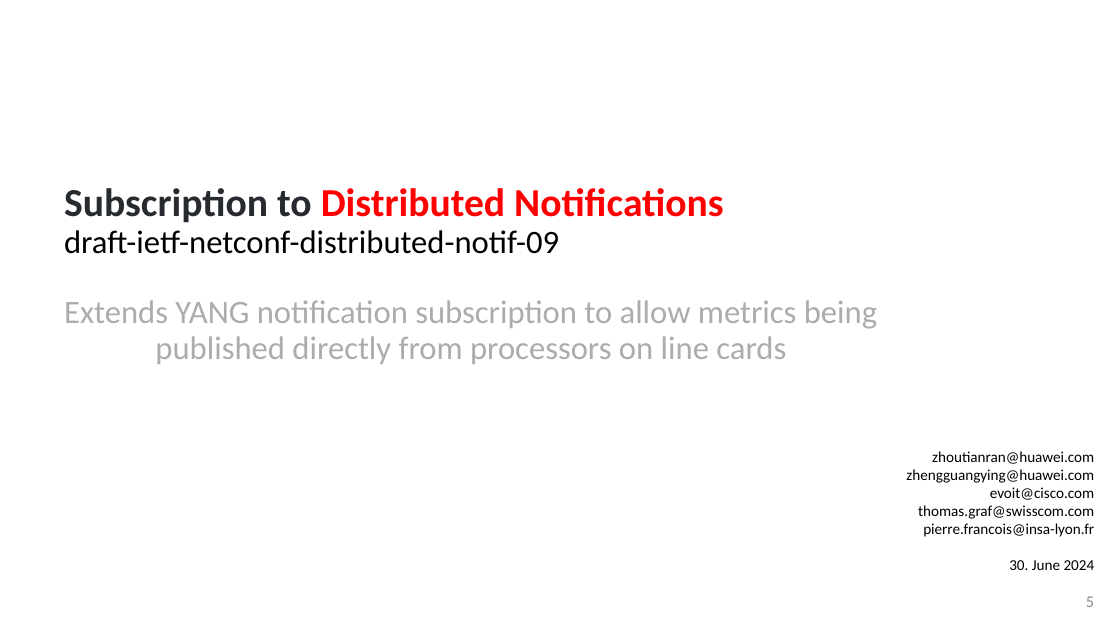
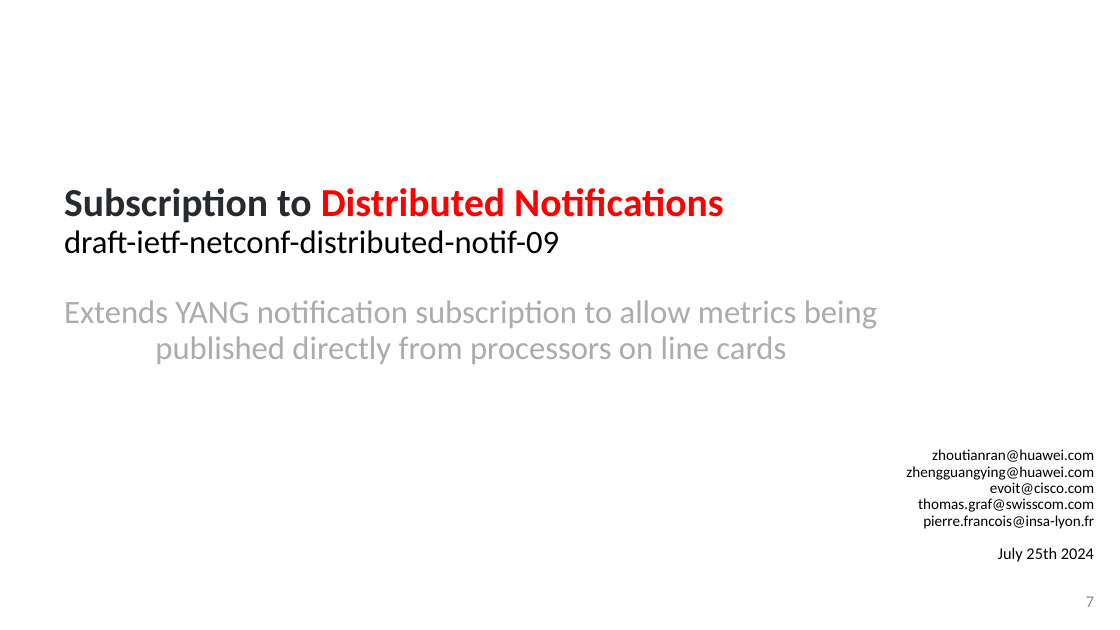
Before and after one commit to network-analytics/ietf-network-analytics-document-status, a slide deck: slide 7 of 120/NETCONF/draft-ietf-netconf-udp-notif-distributed-notif-udp-client-server-grouping.pptx (slide 5 before the commit). Drawn at 1120x630 pixels with LibreOffice and Linux fonts; fonts in the diff are those of the drawing. Boxes give left, top, right and bottom in pixels: in the first picture for what was removed or moved away, otherwise in the second. Text is boxed around its words. In the diff, an @@ line names an element or a change of style, - is before the commit and + after.

```diff
--- a/120/NETCONF/draft-ietf-netconf-udp-notif-distributed-notif-udp-client-server-grouping.pptx
+++ b/120/NETCONF/draft-ietf-netconf-udp-notif-distributed-notif-udp-client-server-grouping.pptx
@@ text at (x1=906, y1=449, x2=1094, y2=529): line spacing 0.8 to 0.7; less space between paragraphs @@
@@ text at (x1=998, y1=547, x2=1094, y2=562): text changed; size 13 to 14 pt @@
-30. June 2024
+July 25th 2024
@@ page number at (x1=1086, y1=596, x2=1094, y2=607): text changed; text colour #8C8C8C to #888888 @@
-5
+7
```
Also in this commit, not shown: 5 other slides changed, 3 slides added, 1 other file.
